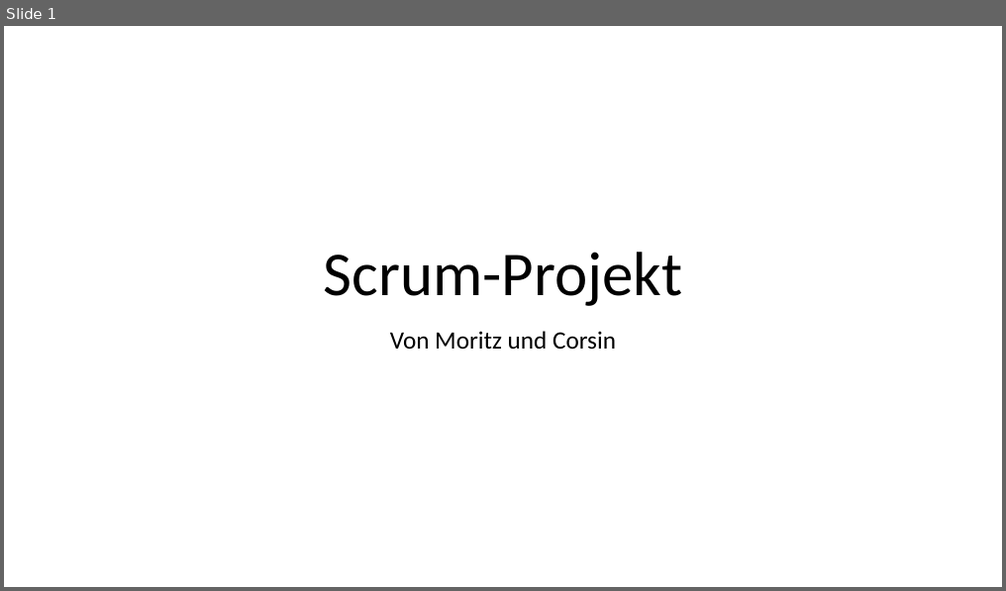
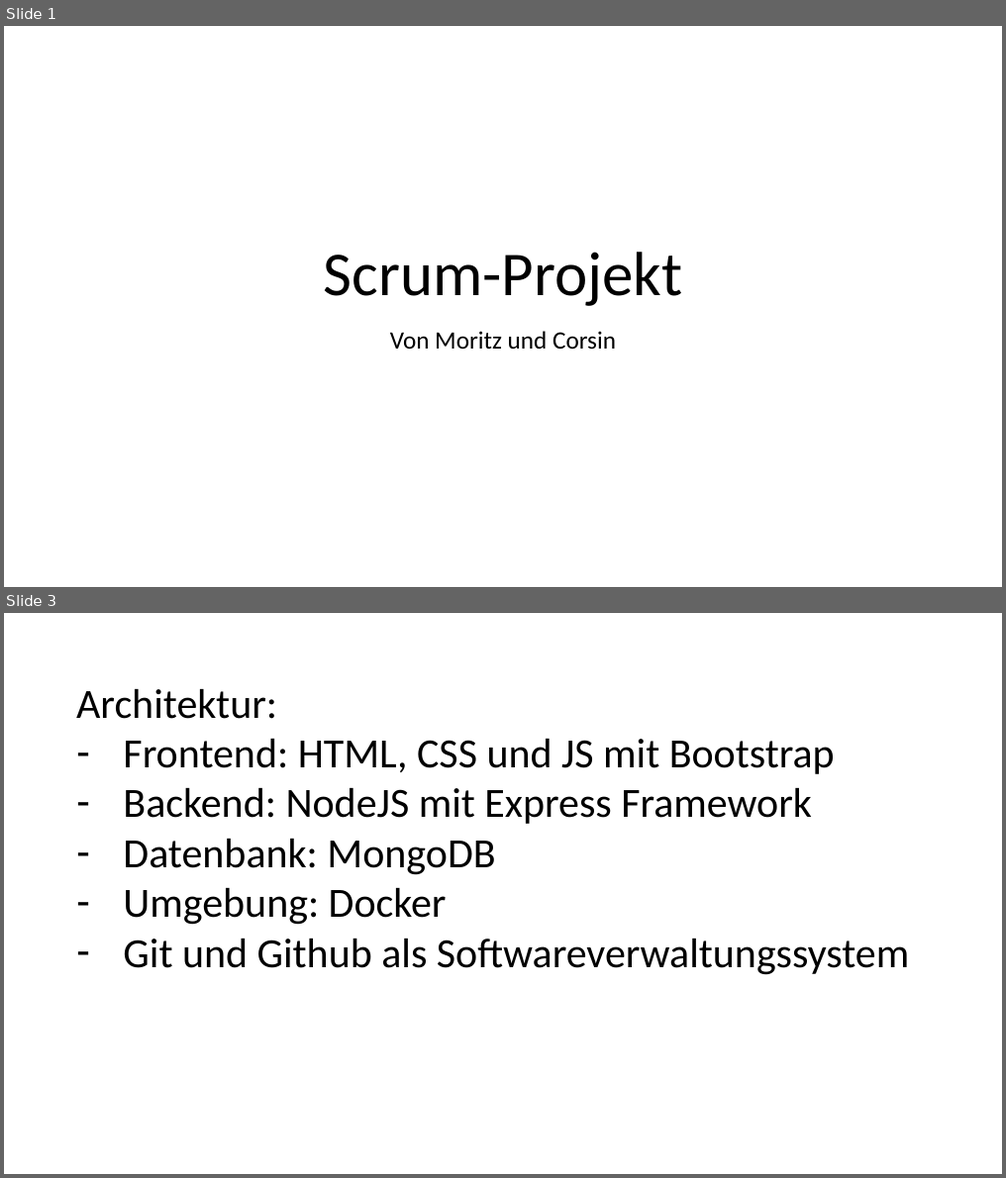
Before and after one commit to m0ritzmac/schule_website, a slide deck: Präsentation Scrum-Projekt.pptx. Shown one above the other, each under a label of ours: slide 1 before the commit, slides 1 and 3 after it; the slides between them are not shown. The pictures are 1006x591 and 1006x1178 pixels, drawn with LibreOffice and Linux fonts; fonts in the diff are those of the drawing. Boxes give left, top, right and bottom in pixels: in the first picture for what was removed or moved away, otherwise in the second. Text is boxed around its words. In the diff, an @@ line names an element or a change of style, - is before the commit and + after.

```diff
--- a/Präsentation Scrum-Projekt.pptx
+++ b/Präsentation Scrum-Projekt.pptx
@@ slide 3 added at [4,613,1002,1174], background #FFFFFF @@
@@ text added at [76,689,909,975], 40 pt, text #000000 @@
+Architektur:
+– Frontend: HTML, CSS und JS mit Bootstrap
+– Backend: NodeJS mit Express Framework
+– Datenbank: MongoDB
+– Umgebung: Docker
+– Git und Github als Softwareverwaltungssystem
```
Also in this commit, not shown: 4 other slides added, 3 slides removed, 1 other file.
